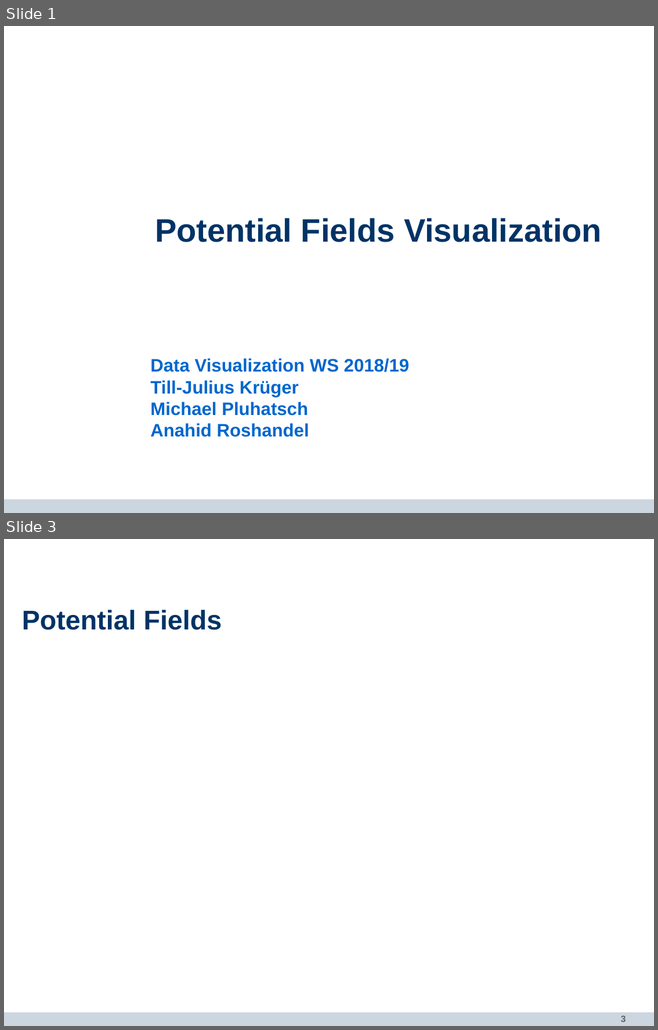
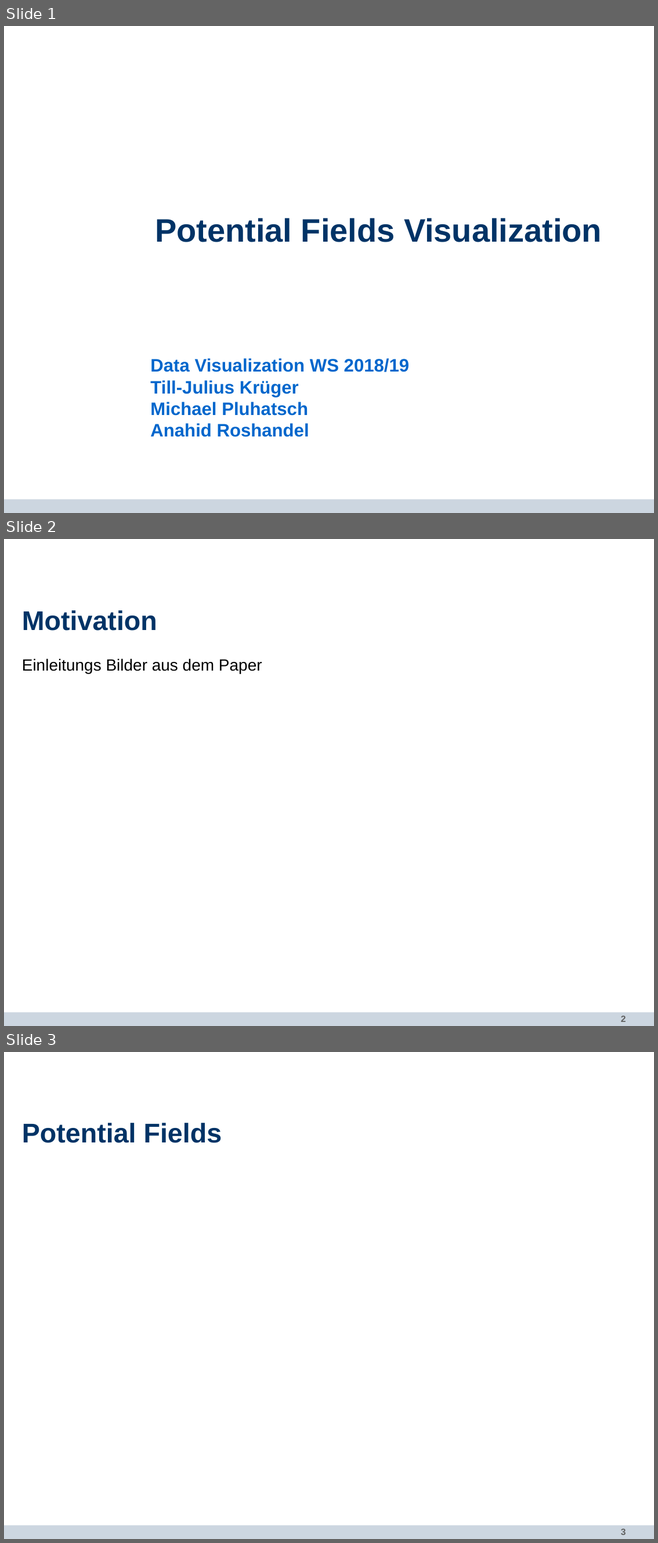
Before and after one commit to mthiop/mthiop.github.io, a slide deck: PP_DataViz.odp. Shown one above the other, each under a label of ours: slides 1 and 3 before the commit, slides 1, 2 and 3 after it; the slides between them are not shown. The pictures are 658x1030 and 658x1543 pixels, drawn with LibreOffice and Linux fonts; fonts in the diff are those of the drawing; background and template pictures are left out. Boxes give left, top, right and bottom in pixels: in the first picture for what was removed or moved away, otherwise in the second. Text is boxed around its words. In the diff, an @@ line names an element or a change of style, - is before the commit and + after.

```diff
--- a/PP_DataViz.odp
+++ b/PP_DataViz.odp
@@ slide 2 added at <box>4,539,654,1026</box>, background #FFFFFF; not listed: 2 template elements that a slide beside it also shows @@
@@ title added at <box>22,610,157,631</box>, 30 pt, text #003366, bold @@
+Motivation
@@ text added at <box>22,658,262,674</box>, 18 pt, text #000000 @@
+Einleitungs Bilder aus dem Paper
```
Also in this commit, not shown: 1 slide changed, 1 slide removed, 1 other file.
